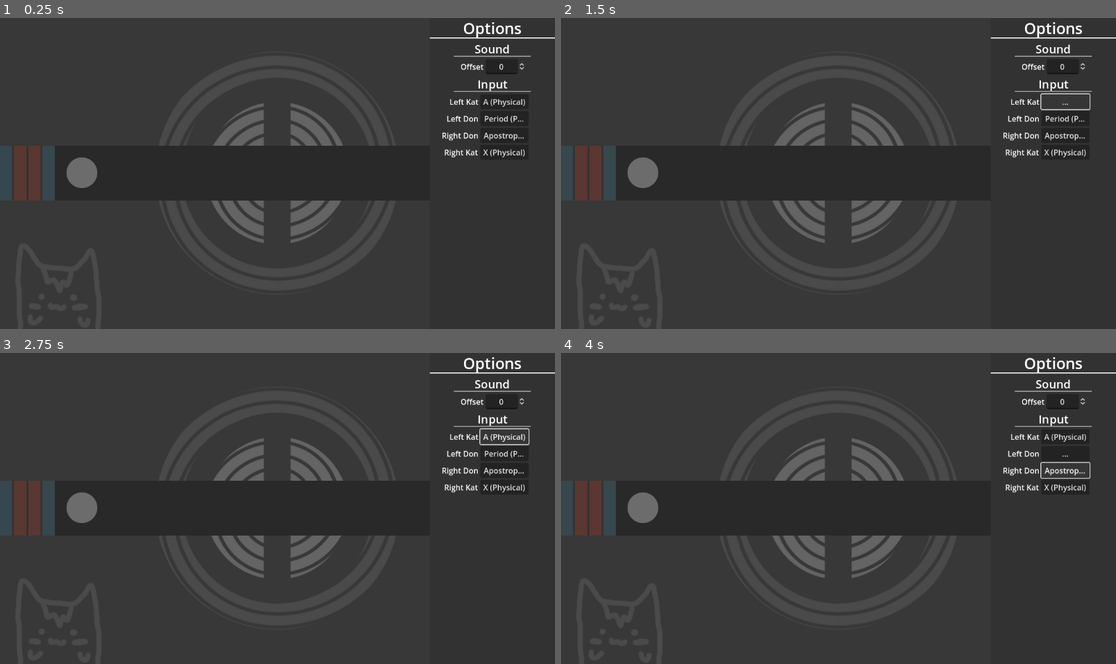
Above: before the commit, frames 1-4 (two rows, left to right).
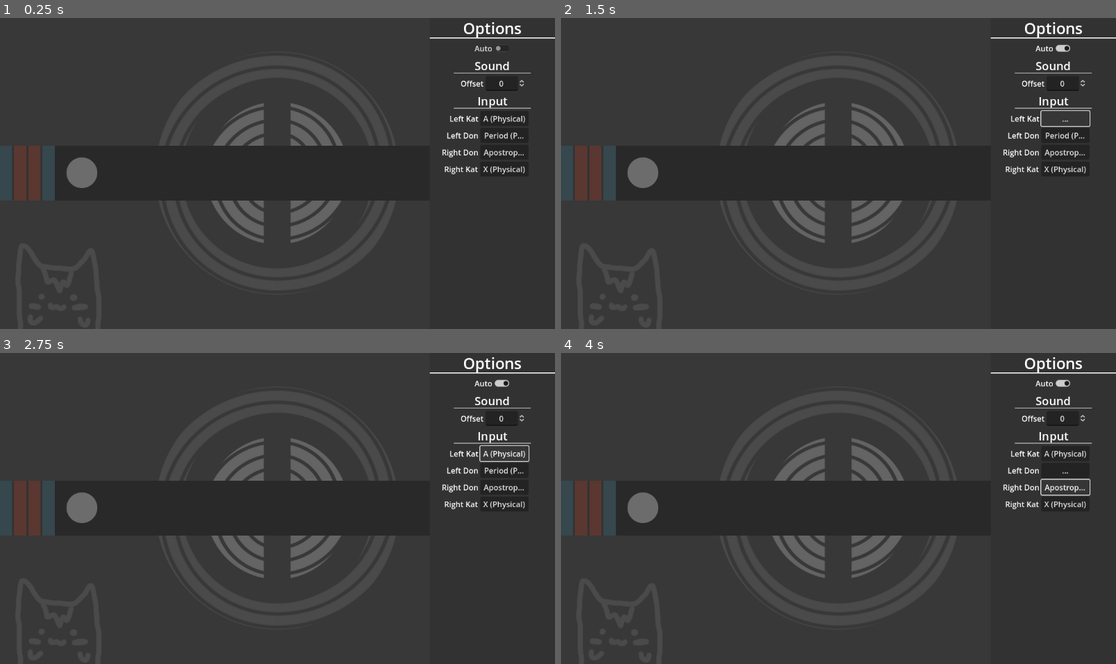
Above: after the commit, the same moments.

Repository: rokuhime/TaiClone
Game: Godot game, scene res://scenes/gameplay/gameplay.tscn
The game is run twice, just before and just after one commit, with the same random seed, the same clock (stepped at 60 frames per second) and the same inputs.
Inputs (mouse positions are in pixels of both pictures, inside the frame that each line leads up to):
- Up to frame 1 (0.25 s): no input
- Up to frame 2 (1.5 s): click (1054, 49) at 0.5 s, where only the run after the commit has a clickable "Auto"; click "A (Physical)" at 1.25 s
- Up to frame 3 (2.75 s): click "..." at 2 s
- Up to frame 4 (4 s): click "Period (Physical)" at 2.75 s; click "Apostrophe (Physical)" at 3.5 s

The runs differ from the first frame. In frame 1, 1.4% of the frame differs, in the area x 79-96%, y 8-51%; in frame 2, 1.5%; in frame 3, 1.6%; in frame 4, 1.6%.
Error in both runs: Trying to assign value of type 'int' to a variable of type 'String'. (res://scripts/chart_loader.gd:27)

Commit message:
basic auto functionality

Diff:
--- a/scenes/gameplay/gameplay.gd
+++ b/scenes/gameplay/gameplay.gd
@@ -29,6 +29,7 @@
 var miss_indicator_tween : Tween
 
 var playing := false
+var auto := false
 
 var _cur_time := 0.0
 var _time_begin := 0.0
@@ -47,7 +48,7 @@
 	play_chart()
 
 func _unhandled_input(event) -> void:
-	if event is InputEventKey and event.is_pressed():
+	if event is InputEventKey and event.is_pressed() and !auto:
 		# collect all inputs into an array to check
 		var inputs := []
 
@@ -95,9 +96,33 @@
 		if obj.state == -1:
 			continue
 
-		# miss check
+		# auto / miss check
 		if obj.get_index() == cur_object:
-			if obj.time < _cur_time - Global.INACC_TIMING:
+			if auto:
+				if obj.time < _cur_time:
+					var inputs := []
+					if obj is Note:
+						var new_input = "LeftKat" if obj.is_kat else "LeftDon"
+						inputs.push_front(new_input)
+						play_audio(new_input)
+
+					var hit_check = obj.hit(inputs, _cur_time)
+					if hit_indicator_tween:
+						hit_indicator_tween.kill()
+					hit_indicator_tween = create_tween()
+
+					hit_indicator.self_modulate = Color.WHITE
+					hit_indicator_tween.tween_property(hit_indicator, "self_modulate", Color(Color.WHITE, 0), 0.3)
+
+					# accurate hit
+					hit_indicator.texture = SkinManager.hitin_accurate
+					if hit_check == 1: # inaccurate hit
+						hit_indicator.texture = SkinManager.hitin_inaccurate
+
+					# set cur_object to next hit object
+					cur_object -= 1
+
+			elif obj.time < _cur_time - Global.INACC_TIMING:
 				obj.miss()
 				# set cur_object to next hit object
 				cur_object -= 1
--- a/scenes/gameplay/hitobject/note.gd
+++ b/scenes/gameplay/hitobject/note.gd
@@ -1,3 +1,4 @@
+class_name Note
 extends Control
 
 @export var time := 0.0
--- a/scenes/global/options.gd
+++ b/scenes/global/options.gd
@@ -47,3 +47,6 @@
 
 func change_offset(new_offset) -> void:
 	Global.offset = new_offset / 1000
+
+func toggle_auto(new_auto) -> void:
+		get_node("..").auto = new_auto
--- a/scenes/global/options.tscn
+++ b/scenes/global/options.tscn
@@ -60,6 +60,24 @@
 grow_vertical = 0
 theme_override_styles/separator = SubResource("StyleBoxLine_58oma")
 
+[node name="Auto" type="HBoxContainer" parent="ScrollContainer/Contents"]
+layout_mode = 2
+
+[node name="OffsetL" type="Control" parent="ScrollContainer/Contents/Auto"]
+layout_mode = 2
+size_flags_horizontal = 3
+size_flags_stretch_ratio = 0.5
+
+[node name="Toggle" type="CheckButton" parent="ScrollContainer/Contents/Auto"]
+layout_mode = 2
+text = "Auto"
+alignment = 1
+
+[node name="OffsetR" type="Control" parent="ScrollContainer/Contents/Auto"]
+layout_mode = 2
+size_flags_horizontal = 3
+size_flags_stretch_ratio = 0.5
+
 [node name="Sound" type="VBoxContainer" parent="ScrollContainer/Contents"]
 layout_mode = 2
 
@@ -204,4 +222,5 @@
 size_flags_horizontal = 3
 size_flags_stretch_ratio = 0.5
 
+[connection signal="toggled" from="ScrollContainer/Contents/Auto/Toggle" to="." method="toggle_auto"]
 [connection signal="value_changed" from="ScrollContainer/Contents/Sound/Offset/SpinBox" to="." method="change_offset"]
